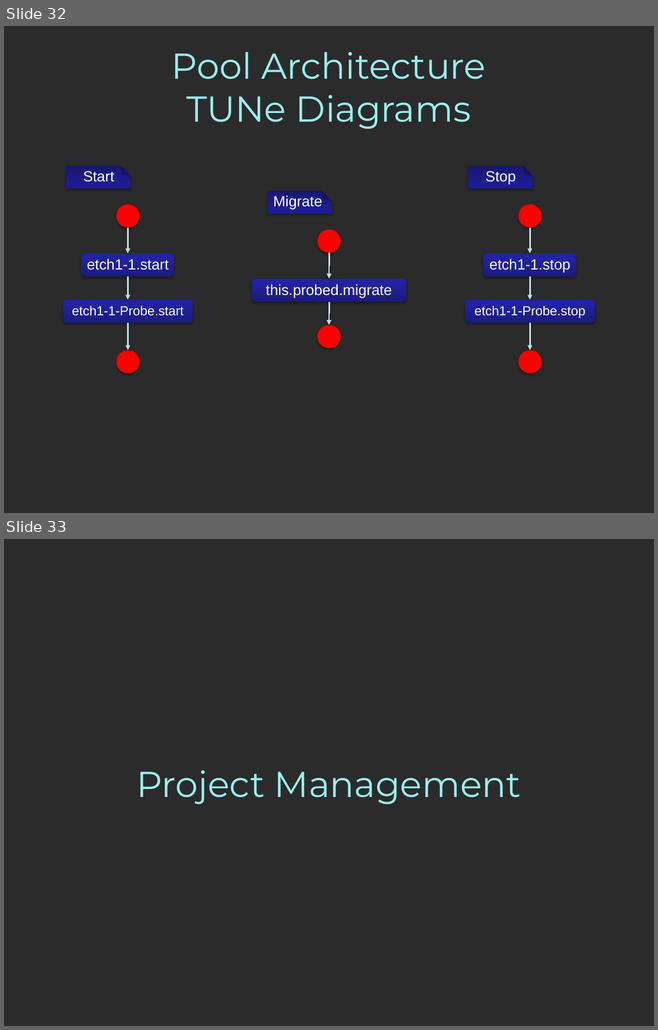
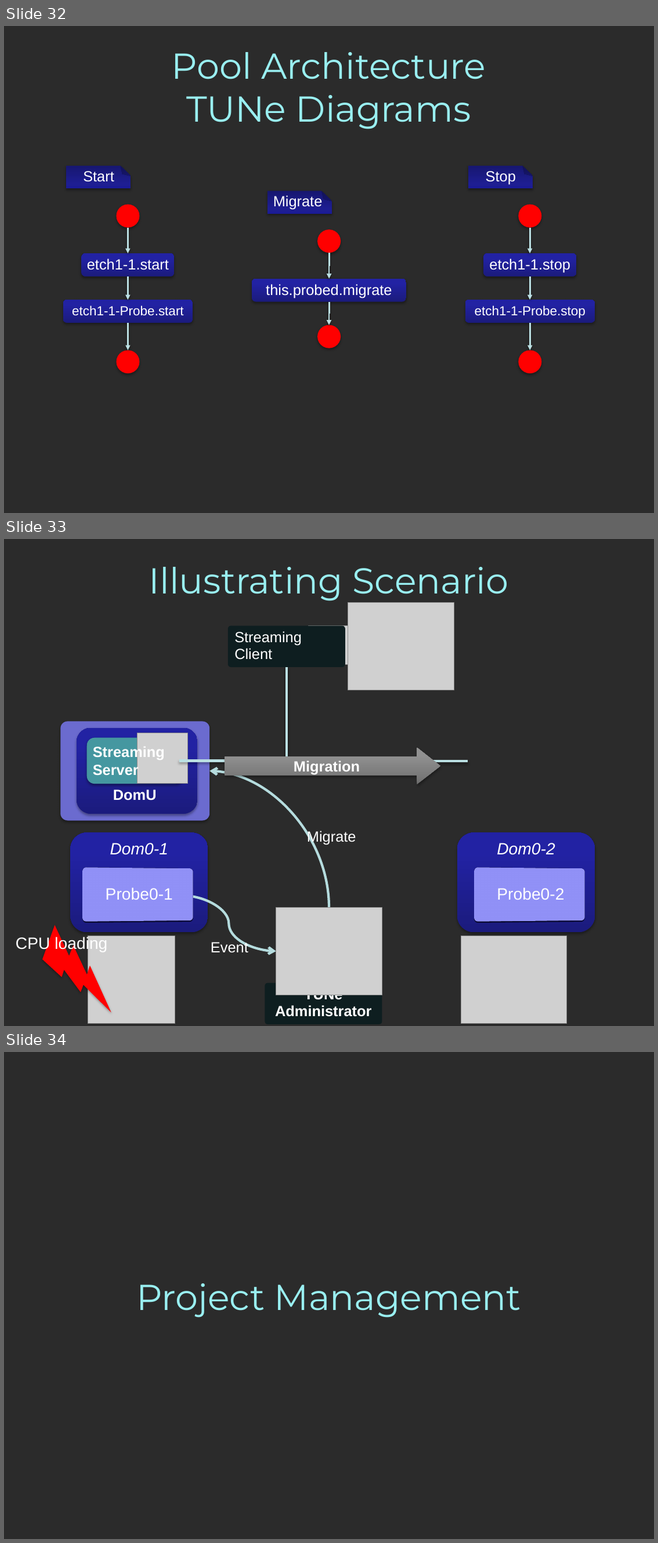
Before and after one commit to mgiorgino/xen-attitune, a slide deck: Docs/Anglais/PresentationAnglais.pptx. Shown one above the other, each under a label of ours: slides 32 and 33 before the commit, slides 32, 33 and 34 after it. The pictures are 658x1030 and 658x1543 pixels, drawn with LibreOffice and Linux fonts; fonts in the diff are those of the drawing; grey boxes stand for pictures; background and template pictures are left out; a plain dark background stands for a picture behind light text. Boxes give left, top, right and bottom in pixels: in the first picture for what was removed or moved away, otherwise in the second. Text is boxed around its words. In the diff, an @@ line names an element or a change of style, - is before the commit and + after.

```diff
--- a/Docs/Anglais/PresentationAnglais.pptx
+++ b/Docs/Anglais/PresentationAnglais.pptx
@@ slide 33 added at [4,539,654,1026], background picture (left out) @@
@@ text added at [149,567,509,603], 44 pt, text #99EFF1 @@
+Illustrating Scenario
@@ picture added at [349,603,454,690] @@
@@ rounded rectangle added at [228,625,345,667], fill #0E1E20, 18 pt, text #FFFFFF @@
+Streaming Client
@@ picture added at [308,625,348,665] @@
@@ elbow line added from (286, 668) to (179, 761), #BBE0E3 3 pt @@
@@ elbow line added from (286, 668) to (467, 761), #BBE0E3 3 pt @@
@@ rounded rectangle added at [61,722,210,821], fill #6B6BCF @@
@@ right arrow added at [225,748,441,785], fill gradient #707070 to #919191 to #929292, 18 pt, text #FFFFFF, bold @@
+Migration
@@ curved arrow added from (329, 907) to (210, 771), #B6DCDF 3 pt @@
@@ group added at [76,728,197,815]: 2 rounded rectangles, 2 texts, 1 picture @@
+Streaming
+Server
+DomU
@@ rounded rectangle added at [70,832,208,932], fill gradient #1B1B7E to #2323A3 to #2020A6, 20 pt, text #FFFFFF, italic @@
+Dom0-1
@@ text added at [307,831,356,845], 18 pt, text #FFFFFF @@
+Migrate
@@ rounded rectangle added at [458,832,595,932], fill gradient #1B1B7E to #2323A3 to #2020A6, 20 pt, text #FFFFFF, italic @@
+Dom0-2
@@ rounded rectangle added at [81,868,198,921], fill #6B6BCF, 20 pt, text #FFFFFF @@
+Probe0-1
@@ rounded rectangle added at [472,868,589,921], fill #6B6BCF, 20 pt, text #FFFFFF @@
+Probe0-2
@@ curved arrow added from (181, 896) to (276, 951), #B6DCDF 3 pt @@
@@ picture added at [276,907,382,995] @@
@@ text added at [16,936,107,953], 20 pt, text #FFFFFF @@
+CPU loading
@@ lightning bolt added at [42,925,111,1013], fill #FF0000 @@
@@ picture added at [88,936,175,1023] @@
@@ picture added at [461,936,567,1023] @@
@@ text added at [210,941,248,953], 18 pt, text #FFFFFF @@
+Event
@@ rounded rectangle added at [264,983,382,1024], fill #0E1E20, 18 pt, text #FFFFFF, bold @@
+TUNe Administrator
@@ what was slide 33 is now slide 34 @@
```
Also in this commit, not shown: 20 slides changed, 1 other slide added, 2 slides removed.
